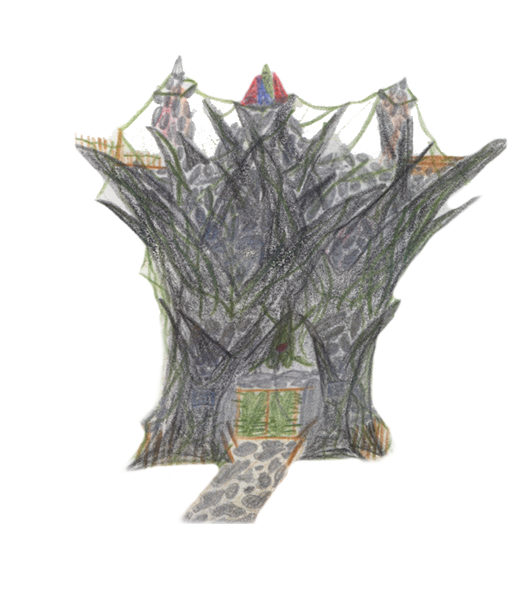
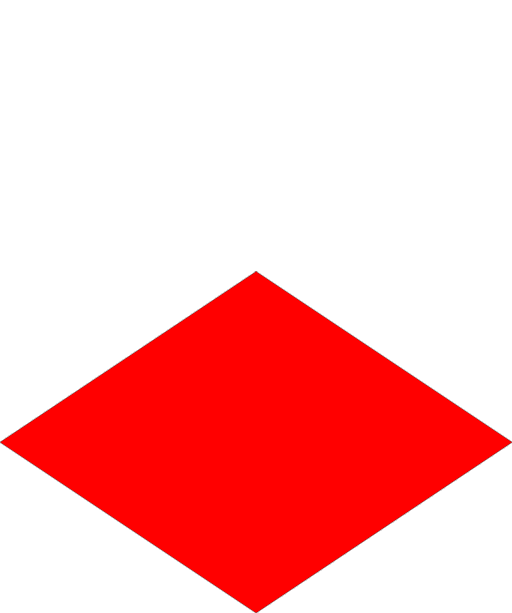
Comparing the layer stacks of the two 512×613 images. Changes:
hid "_castle", moved it above "_castleAlt" over [65, 55, 509, 524]
hid "_castleAlt", painted on it over [0, 55, 509, 604]
added layer "_s1x1" above "Layer 2" over [0, 271, 512, 613]
